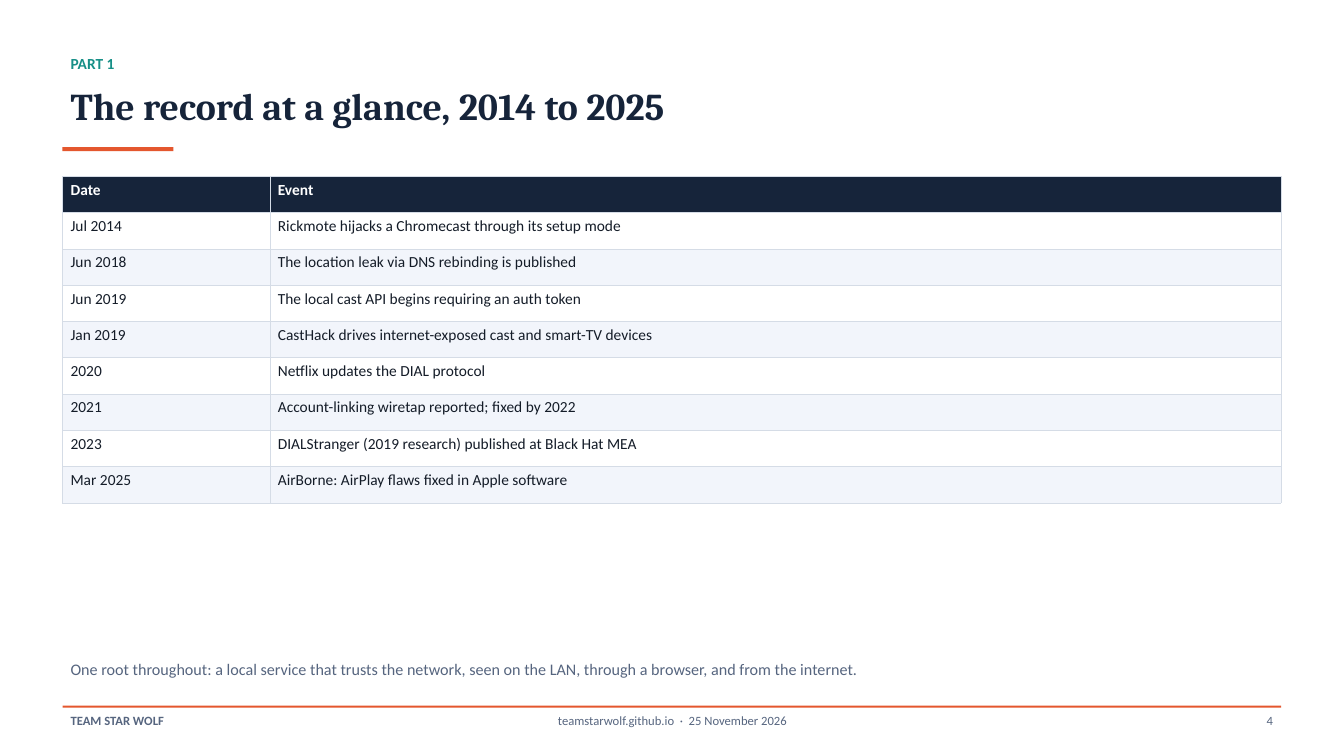
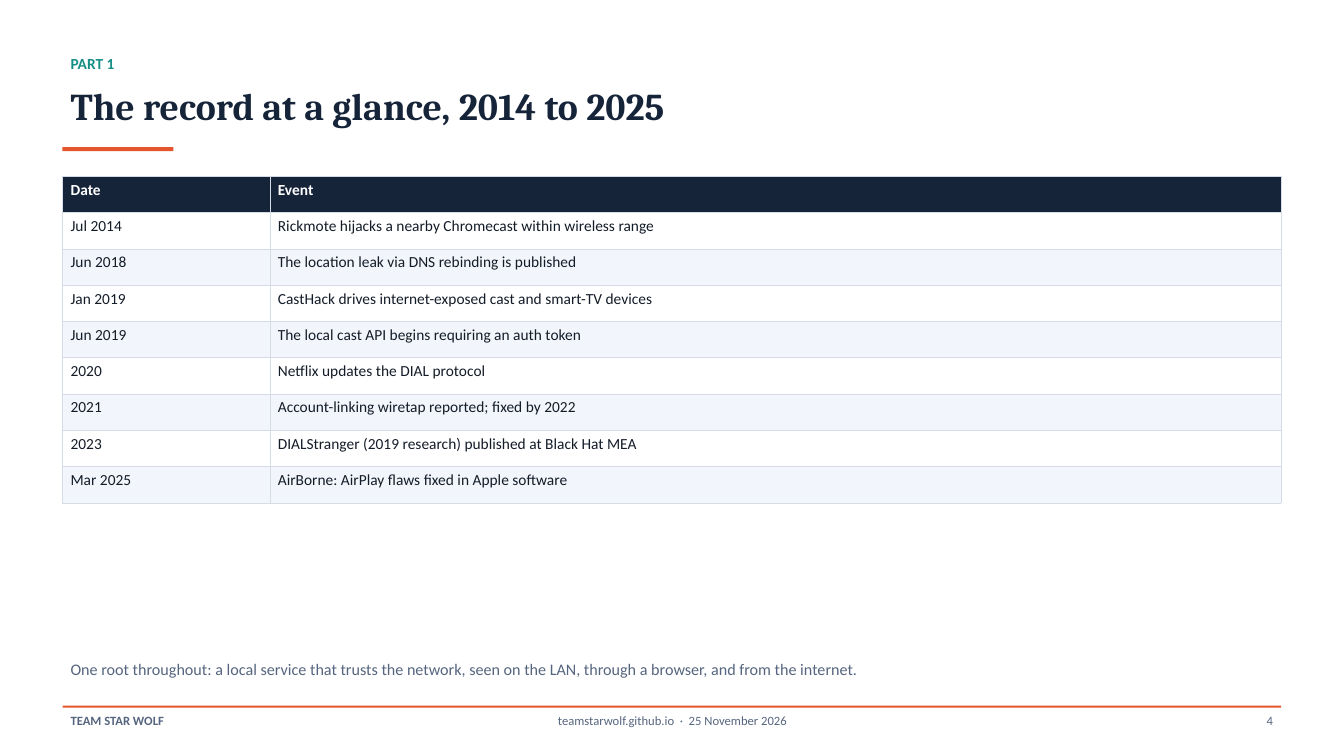
Before and after one commit to TeamStarWolf/TeamStarWolf, a slide deck: slide 4 of case-studies/slides/Casting_Home_Network_Case_Study.pptx. Drawn at 1344x756 pixels with LibreOffice and Linux fonts; fonts in the diff are those of the drawing. Boxes give left, top, right and bottom in pixels: in the first picture for what was removed or moved away, otherwise in the second. Text is boxed around its words. In the diff, an @@ line names an element or a change of style, - is before the commit and + after.

```diff
--- a/case-studies/slides/Casting_Home_Network_Case_Study.pptx
+++ b/case-studies/slides/Casting_Home_Network_Case_Study.pptx
@@ table at (63,176,1281,503) @@
-row 2, column 2: Rickmote hijacks a Chromecast through its setup mode
+row 2, column 2: Rickmote hijacks a nearby Chromecast within wireless range
+row 4: Jan 2019 | CastHack drives internet-exposed cast and smart-TV devices
-row 5: Jan 2019 | CastHack drives internet-exposed cast and smart-TV devices
```
Also in this commit, not shown: 1 other slide changed, 6 other files.
